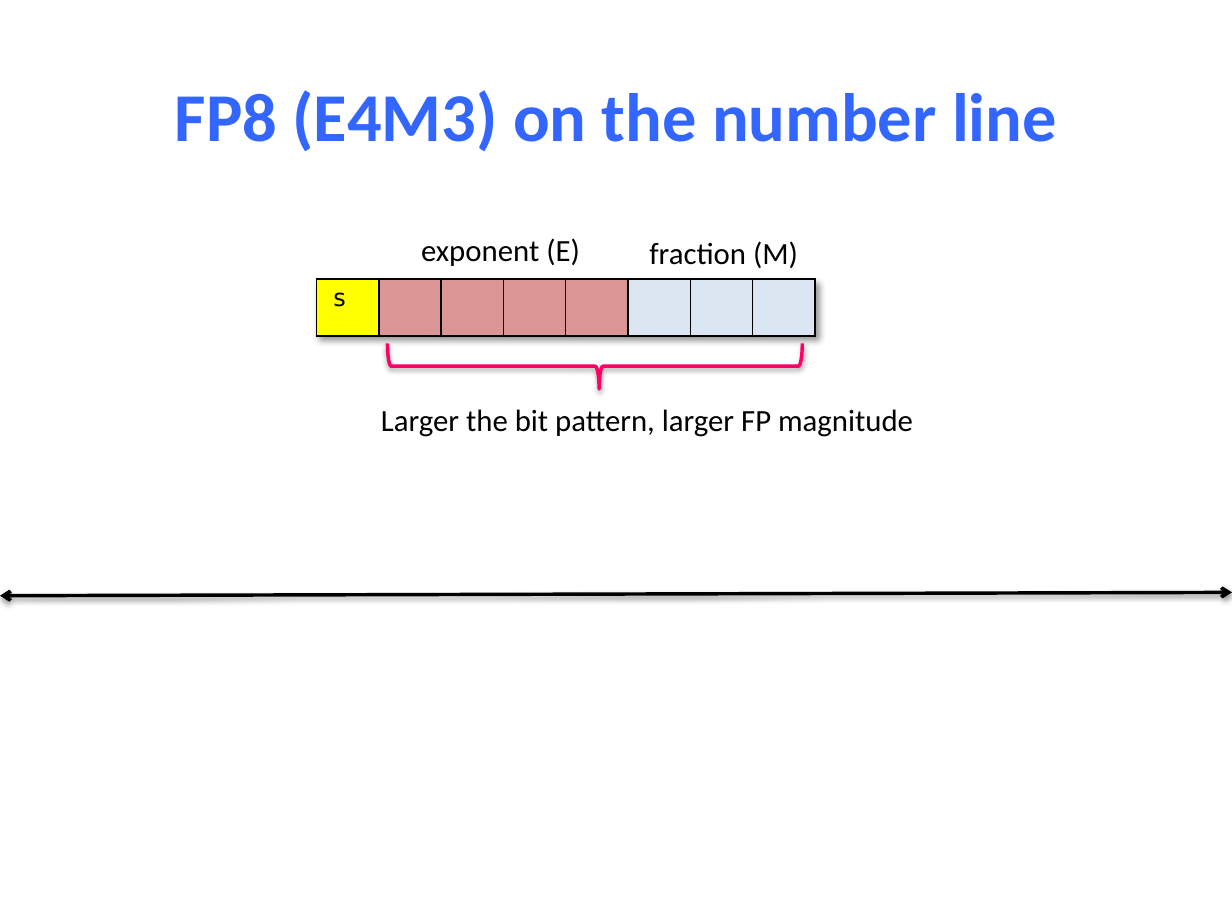
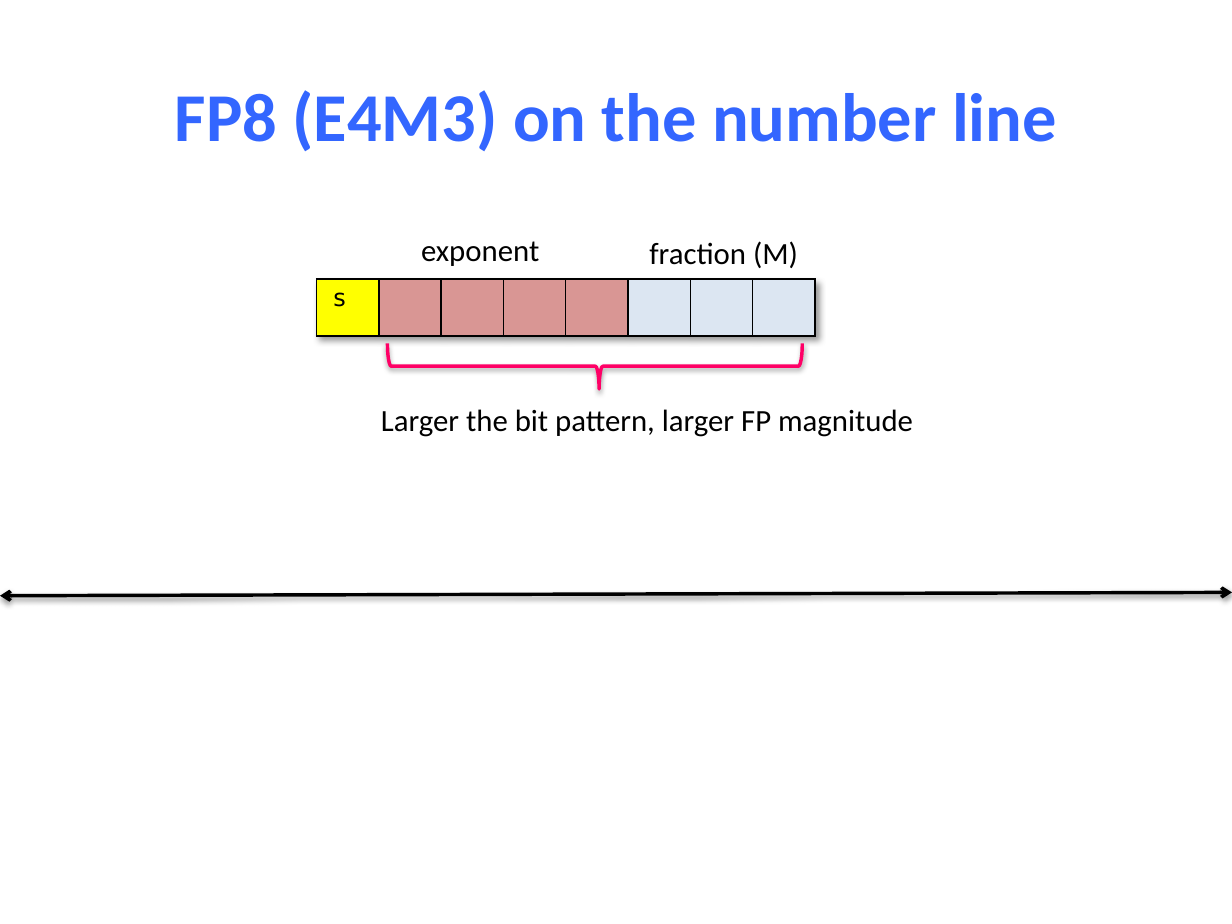
Before and after one commit to NYU-CSO/nyu-cso.github.io, a slide deck: slide 20 of notes/03-floats.pptx (slide 19 before the commit). Drawn at 1232x924 pixels with LibreOffice and Linux fonts; fonts in the diff are those of the drawing. Boxes give left, top, right and bottom in pixels: in the first picture for what was removed or moved away, otherwise in the second. Text is boxed around its words. In the diff, an @@ line names an element or a change of style, - is before the commit and + after.

```diff
--- a/notes/03-floats.pptx
+++ b/notes/03-floats.pptx
@@ text at (x1=421, y1=241, x2=539, y2=266): text changed @@
-exponent (E)
+exponent
```
Also in this commit, not shown: 14 other slides changed, 2 slides added, 1 other file.
